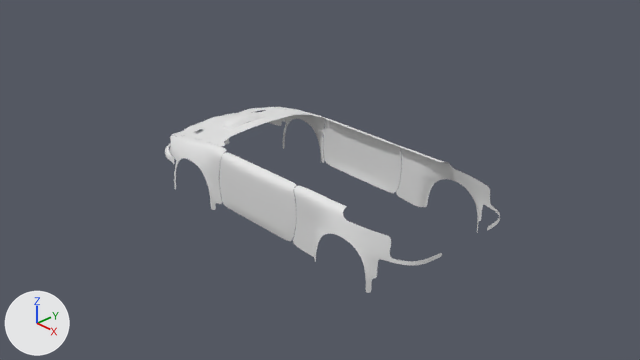
What one commit did to the Blender file subaru-impreza/impreza-22b-sti-1998.blend.
Rendered twice from the file's camera 'Camera'. Every picture has the same lights, and +X, +Y and +Z are marked at lower left.

Objects in the first picture: 'Capo', 'Entrada aire central', 'Lateral', 'Lateral trasero', 'Puerta'.
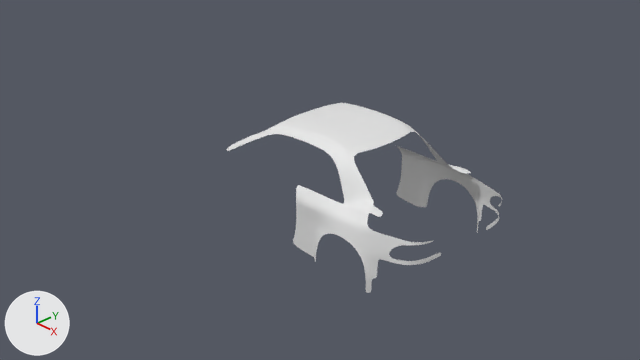
The change, as a diff of the scene's bpy script:
```diff
--- a/subaru-impreza/impreza-22b-sti-1998.blend.py
+++ b/subaru-impreza/impreza-22b-sti-1998.blend.py
@@ me_plane_005 @@
 me_plane_005.from_pydata(...)  # 40 vertices, 27 faces; spans x -1.77..1.14, y 1.63..1.88, z -0.85..0.67
 # used by ob_puerta; location = (0.0, 0.0, 0.0); scale = (0.5, -0.5, 0.5)
+# me_plane_005 part 1: the 1 vertex in x -1.63, y 1.82, z 0.55 is moved by (-0.02, -0.11, 0.04)
+# me_plane_005 part 2: all 2 vertices in x -1.31..0.76, y 1.86, z 0.56..0.6 are moved by (-0.01, -0.14, 0.04)
+# me_plane_005 part 3: the 1 vertex in x 1.03, y 1.82, z 0.6 is moved by (-0.01, -0.11, 0.04)
+# me_plane_005 part 4: all 4 vertices in x -1.65..1.01, y 1.73, z 0.62..0.66 are moved by (0.0, -0.08, 0.0)
@@ me_plane_008 @@
 # used by ob_lateral_trasero; location = (0.0, 0.0, 0.0); scale = (0.5, -0.5, 0.5)
-me_plane_008.from_pydata(...)  # 124 vertices, 85 faces; spans x 0.96..4.66, y 0.77..1.98, z -0.94..0.74
+me_plane_008.from_pydata(...)  # 300 vertices, 232 faces; spans x -1.76..4.67, y 0.0..1.98, z -0.94..1.8
+# me_plane_008 part 5
+# 4 vertices are removed from x 2.13..4.04, y 1.63..1.73, z 0.55..0.74
+# 25 faces are deleted
+# 7 vertices in x 4.48..4.65, y 0.79..1.52, z 0.0..0.1 move by (-0.03, 0.0, 0.0)
+# 4 vertices in x 1.03..1.83, y 1.73, z 0.66..0.69 move by (0.0, -0.08, 0.0)
+# 3 vertices in x 4.48..4.66, y 0.77..1.53, z -0.01..0.0 move by (-0.02, 0.0, 0.0)
+# 11 vertices move from x 1.04..2.66, y 1.63..1.82, z 0.6..0.73 to x 1.03..2.65, y 1.61..1.9, z 0.36..0.73
+# 174 vertices are added at x -1.76..4.67, y 0.0..1.94, z 0.19..1.78
+# 6 new vertices lie (0.54, 0.0, 0.02) away from vertices in x 0.75..0.77, y 0.0..1.25, z 1.58..1.78
+# 172 new faces join them
@@ ob_capo @@
 _m = ob_capo.modifiers.new('Subdivision', 'SUBSURF')
 _m.render_levels = 1
+ob_capo.hide_set(True)
@@ ob_lateral @@
 _m = ob_lateral.modifiers.new('Subdivision', 'SUBSURF')
 _m.render_levels = 1
+ob_lateral.hide_set(True)
@@ ob_entrada_aire_central @@
 _m = ob_entrada_aire_central.modifiers.new('Subdivision', 'SUBSURF')
 _m.levels = 2
+ob_entrada_aire_central.hide_set(True)
@@ ob_puerta @@
 _m = ob_puerta.modifiers.new('Subdivision', 'SUBSURF')
 _m.render_levels = 1
+ob_puerta.hide_set(True)
```

What differs and where, as boxes (x1, y1, x2, y2) in the pictures (640 x 360 px; the box of a moved part takes in the faces that stretch with it):
'Lateral trasero', reshaped (33% wider, 28% taller): before (293, 145, 500, 293); after (227, 103, 502, 293)
'Puerta', hidden: before (220, 117, 401, 241)
'Lateral', hidden: before (170, 107, 326, 210)
'Capo', hidden: before (165, 108, 308, 164)
'Entrada aire central', hidden: before (222, 112, 265, 130)
part 1 of me_plane_005, moved or reshaped (not visible afterwards): before (222, 120, 339, 164)
part 2 of me_plane_005, moved or reshaped (not visible afterwards): before (235, 123, 385, 191)
part 3 of me_plane_005, moved or reshaped (not visible afterwards): before (276, 138, 401, 199)
part 4 of me_plane_005, moved or reshaped (not visible afterwards): before (225, 117, 395, 186)
part 5 of me_plane_008, built on: before (294, 145, 500, 266); after (227, 103, 502, 265)
